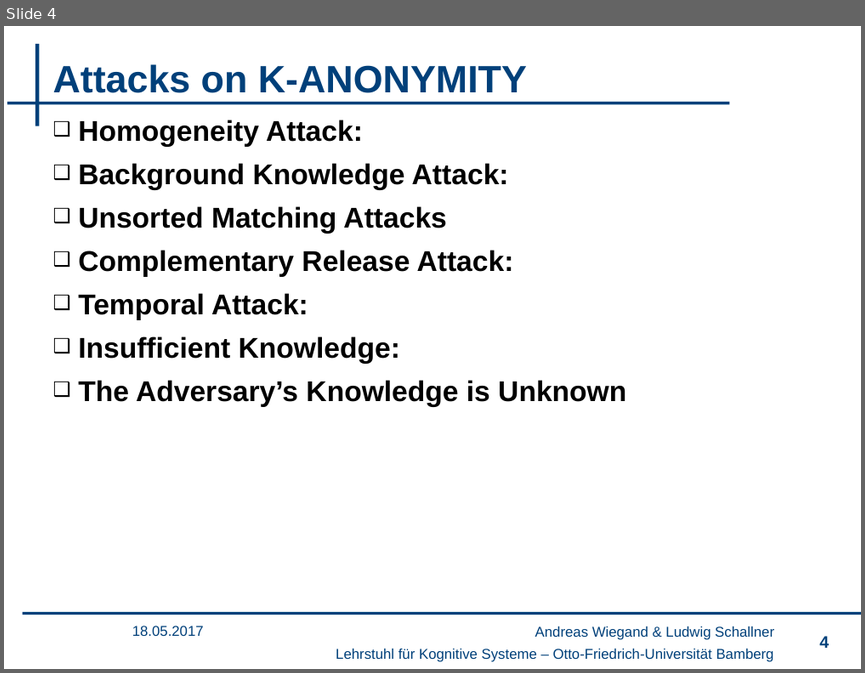
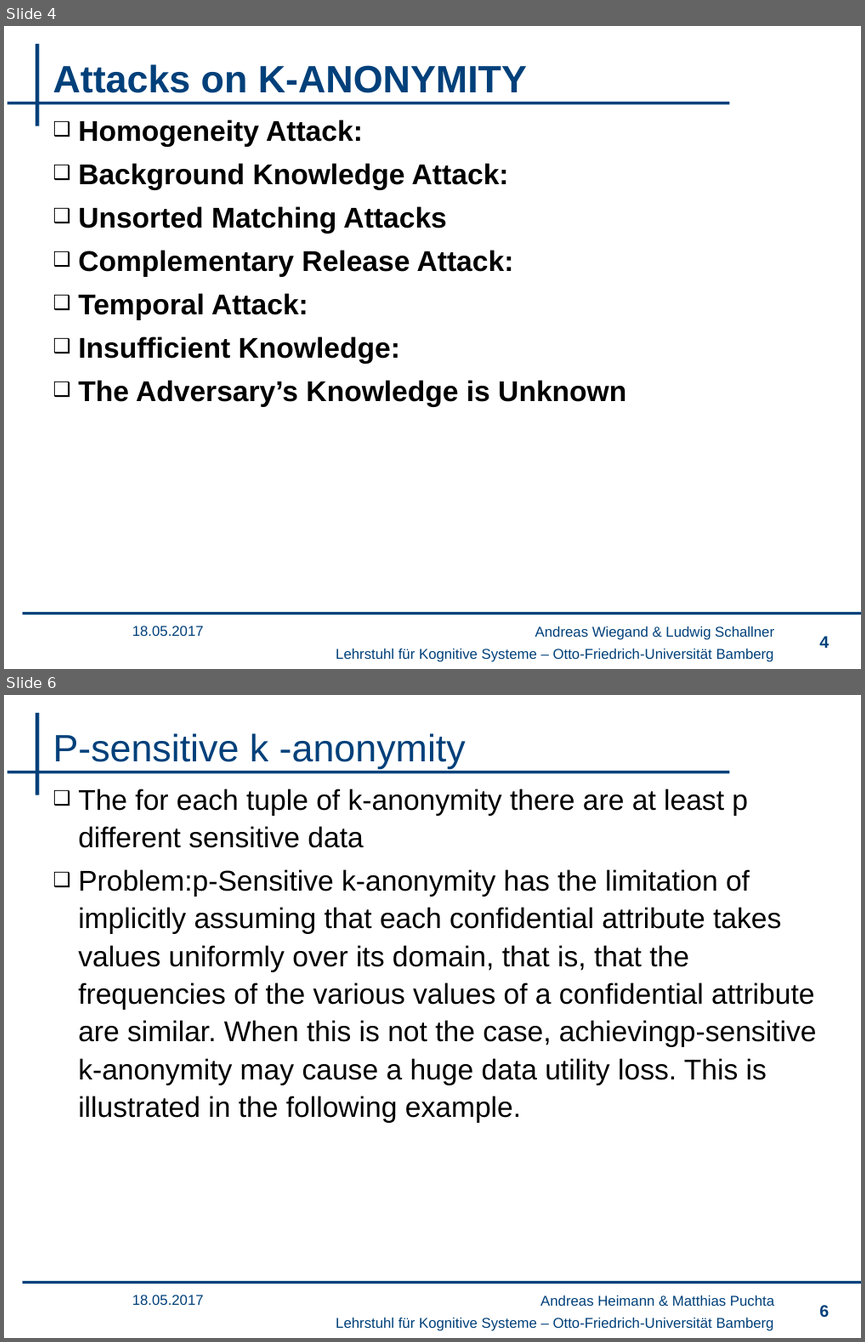
Before and after one commit to wsgan001/PSI-MSem, a slide deck: presentation/sicherheits.pptx. Shown one above the other, each under a label of ours: slide 4 before the commit, slides 4 and 6 after it; the slides between them are not shown. The pictures are 865x673 and 865x1342 pixels, drawn with LibreOffice and Linux fonts; fonts in the diff are those of the drawing; background and template pictures are left out. Boxes give left, top, right and bottom in pixels: in the first picture for what was removed or moved away, otherwise in the second. Text is boxed around its words. In the diff, an @@ line names an element or a change of style, - is before the commit and + after.

```diff
--- a/presentation/sicherheits.pptx
+++ b/presentation/sicherheits.pptx
@@ slide 6 added at <box>4,695,861,1338</box>, background #FFFFFF; not listed: 4 template elements that a slide beside it also shows @@
@@ title added at <box>53,733,466,769</box>, 32 pt, text #00407A @@
+P-sensitive k -anonymity
@@ text added at <box>78,789,817,1123</box>, 24 pt, text #000000 @@
+❑ The for each tuple of k-anonymity there are at least p different sensitive data
+❑ Problem:p-Sensitive k-anonymity has the limitation of implicitly assuming that each confidential attribute takes values uniformly over its domain, that is, that the frequencies of the various values of a confidential attribute are similar. When this is not the case, achievingp-sensitive k-anonymity may cause a huge data utility loss. This is illustrated in the following example.
@@ text added at <box>132,1294,204,1304</box>, 12 pt, text #00407A @@
+18.05.2017
@@ text added at <box>540,1295,774,1305</box>, 12 pt, text #00407A @@
+Andreas Heimann & Matthias Puchta
@@ page number added at <box>819,1304,828,1316</box>, 14 pt, text #00407A @@
+6
```
Also in this commit, not shown: 4 slides changed, 3 other slides added, 1 other file.
